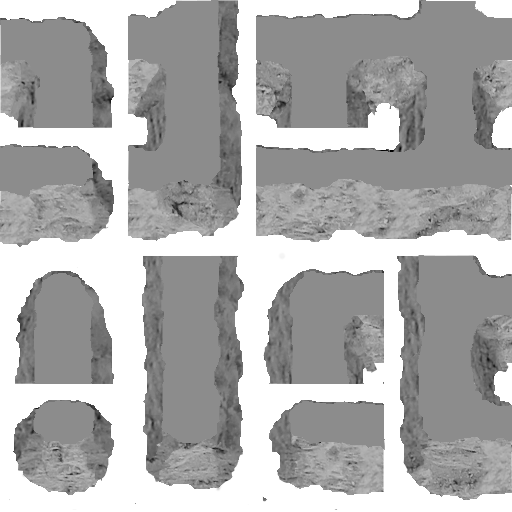
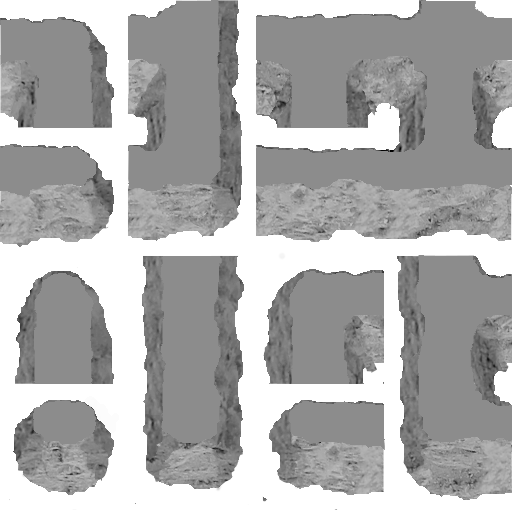
Layer changes from the first 512x512 image to the second:
painted on "roof" over [19, 18, 191, 433]
painted on "rock-front" over [152, 180, 212, 218]
painted on "rock-right" over [85, 62, 240, 433]
